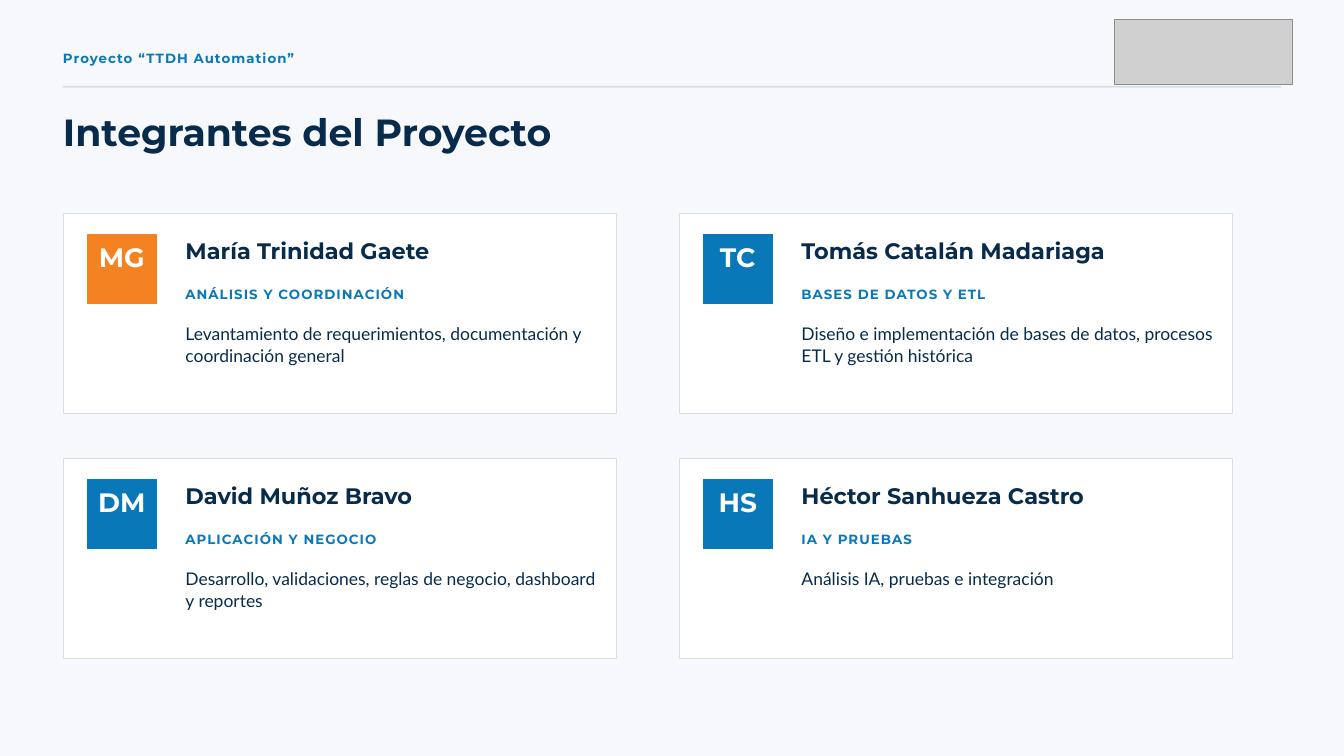
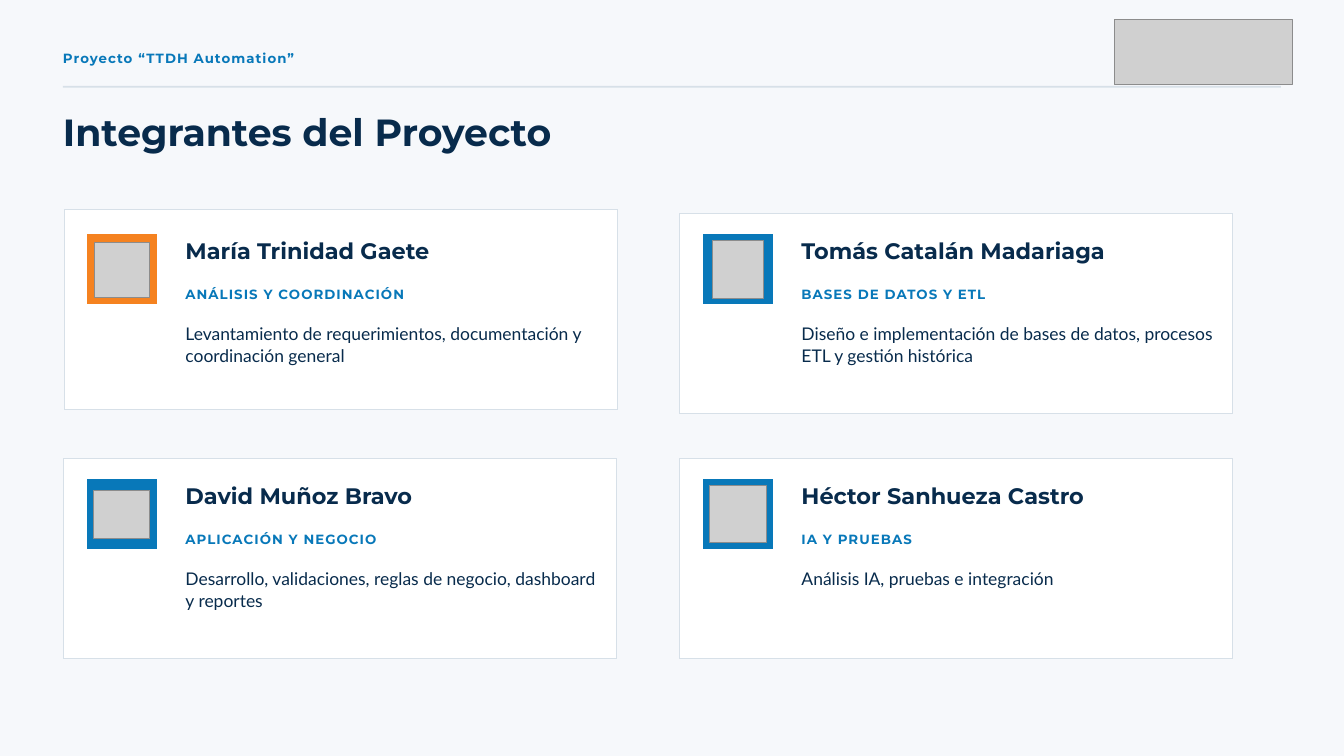
Before and after one commit to JS-Ranker/CAPSTONE, a slide deck: slide 2 of Fase 1/Evidencias Grupales/Presentación Proyecto.pptx. Drawn at 1344x756 pixels with LibreOffice and Linux fonts; fonts in the diff are those of the drawing; grey boxes stand for pictures. Boxes give left, top, right and bottom in pixels: in the first picture for what was removed or moved away, otherwise in the second. Text is boxed around its words. In the diff, an @@ line names an element or a change of style, - is before the commit and + after.

```diff
--- a/Fase 1/Evidencias Grupales/Presentación Proyecto.pptx
+++ b/Fase 1/Evidencias Grupales/Presentación Proyecto.pptx
@@ freeform shape: place and size @@
-freeform shape at [63,214,616,413]
+freeform shape at [65,210,618,409]
@@ picture added at [95,243,149,297] @@
@@ text removed at [99,248,145,268] @@
-MG
@@ picture added at [712,241,763,298] @@
@@ text removed at [720,248,756,268] @@
-TC
@@ freeform shape at [703,478,773,548]: outline redrawn @@
@@ picture added at [94,491,150,539] @@
@@ text removed at [98,493,145,512] @@
-DM
@@ picture added at [710,485,766,543] @@
@@ text removed at [719,493,757,513] @@
-HS
```
Also in this commit, not shown: 4 other slides changed.
